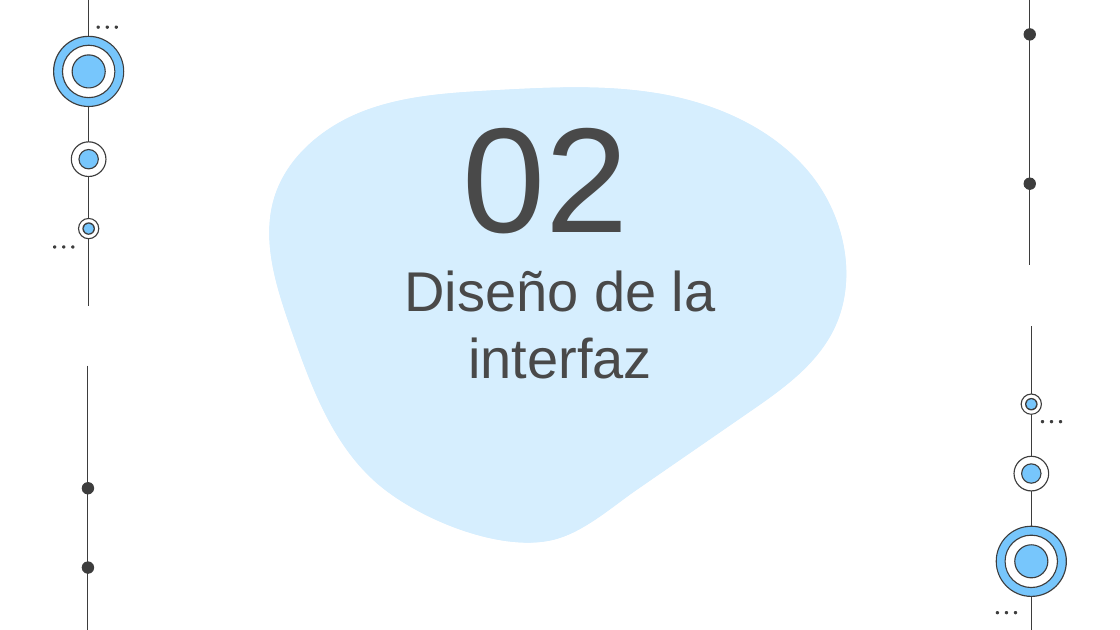
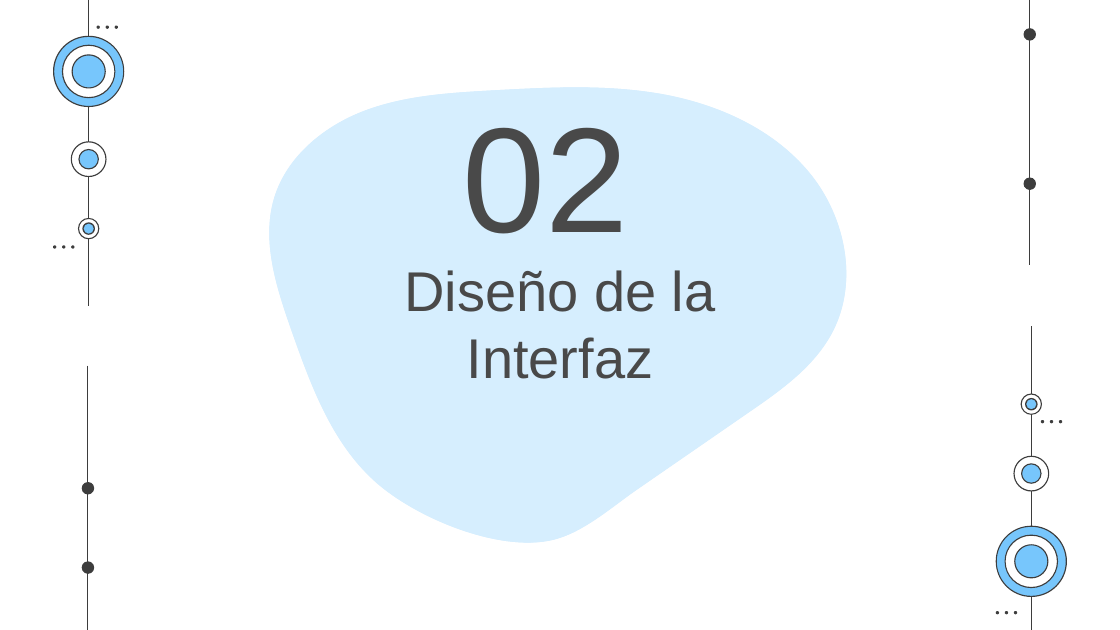
Before and after one commit to elias-gill-UNA/Compartido, a slide deck: slide 6 of parcial2/PresentacionSegundoParcial.pptx (slide 7 before the commit). Drawn at 1120x630 pixels with LibreOffice and Linux fonts; fonts in the diff are those of the drawing. Boxes give left, top, right and bottom in pixels: in the first picture for what was removed or moved away, otherwise in the second. Text is boxed around its words. In the diff, an @@ line names an element or a change of style, - is before the commit and + after.

```diff
--- a/parcial2/PresentacionSegundoParcial.pptx
+++ b/parcial2/PresentacionSegundoParcial.pptx
@@ title at <box>404,270,716,379</box>: text changed @@
-Diseño de la interfaz
+Diseño de la Interfaz
```
Also in this commit, not shown: 14 other slides changed, 2 slides added, 2 slides removed, 12 other files.
